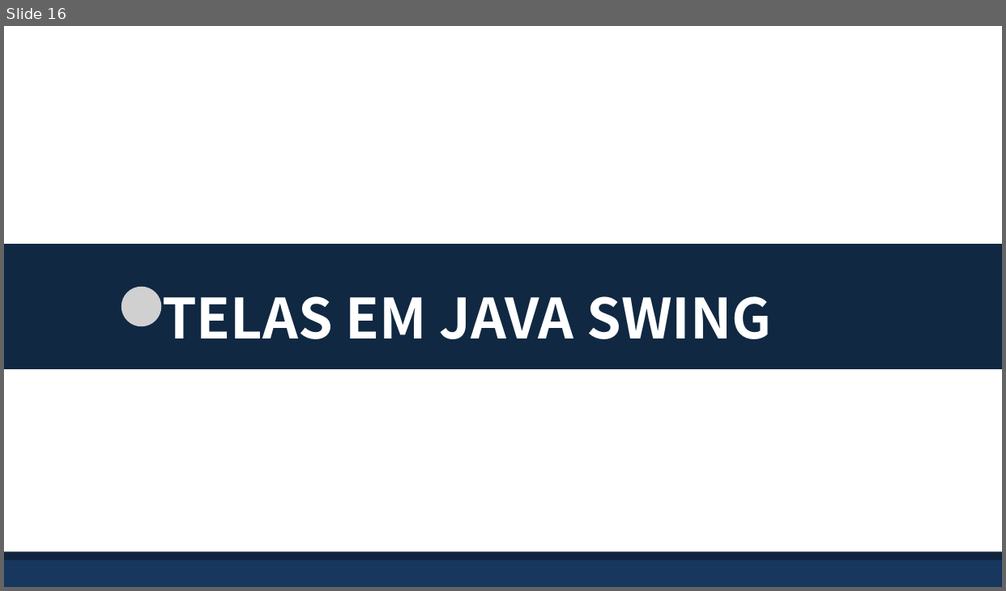
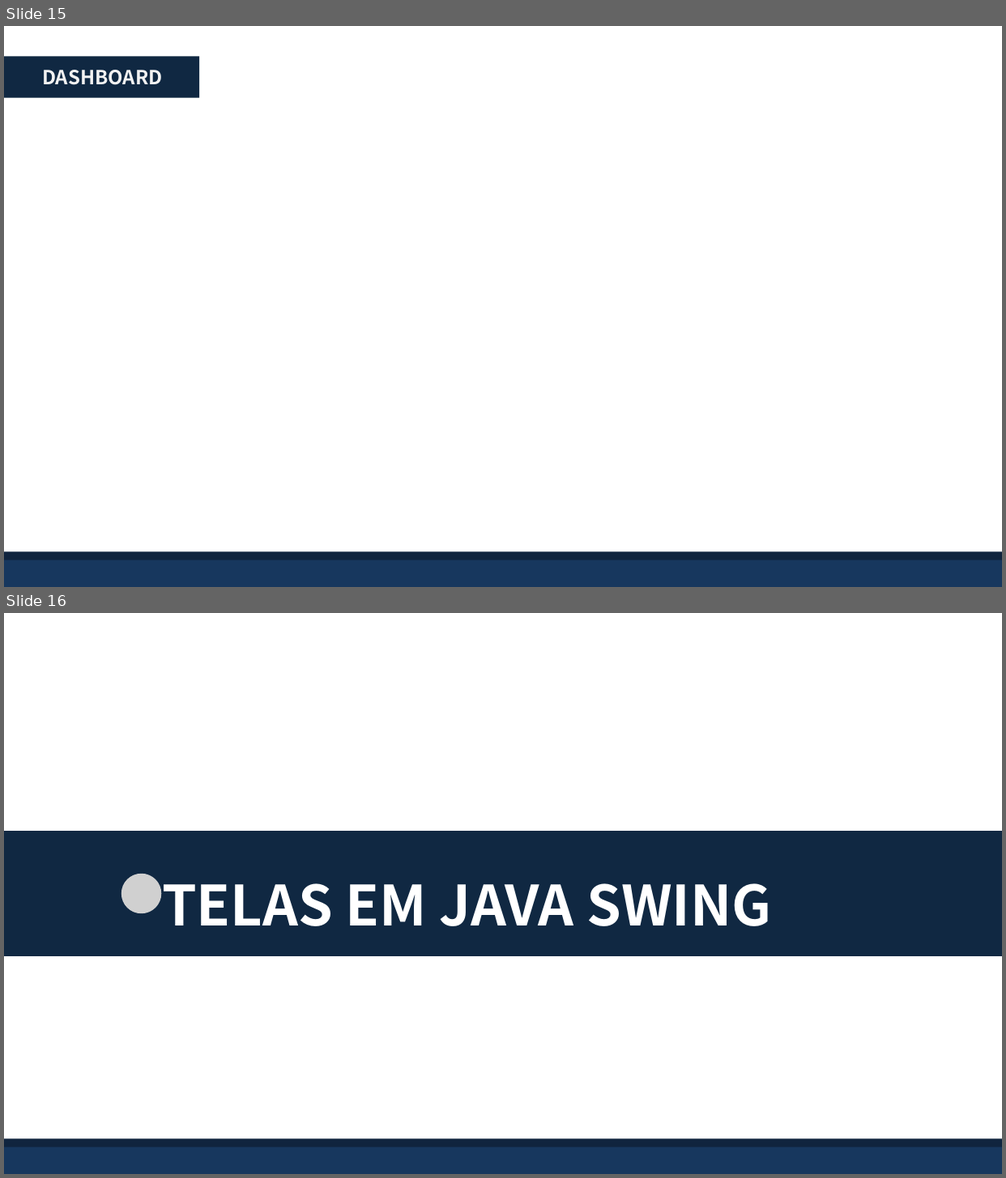
Before and after one commit to BandTec/grupo-05-adsa-20201, a slide deck: SuperVisorPower.pptx. Shown one above the other, each under a label of ours: slide 16 before the commit, slides 15 and 16 after it. The pictures are 1006x591 and 1006x1178 pixels, drawn with LibreOffice and Linux fonts; fonts in the diff are those of the drawing; grey boxes stand for pictures. Boxes give left, top, right and bottom in pixels: in the first picture for what was removed or moved away, otherwise in the second. Text is boxed around its words. In the diff, an @@ line names an element or a change of style, - is before the commit and + after.

```diff
--- a/SuperVisorPower.pptx
+++ b/SuperVisorPower.pptx
@@ slide 15 added at (x1=4, y1=26, x2=1002, y2=587), background #FFFFFF @@
@@ rectangle added at (x1=4, y1=57, x2=199, y2=98), fill #102842 @@
@@ text added at (x1=42, y1=70, x2=162, y2=85), 28 pt, text #F2F2F2, bold @@
+DASHBOARD
@@ rectangle added at (x1=4, y1=556, x2=1002, y2=587), fill #17375E @@
@@ rectangle added at (x1=4, y1=552, x2=1002, y2=561), fill #0F243E @@
```
Also in this commit, not shown: 5 slides changed, 1 other slide added, 2 slides removed.
